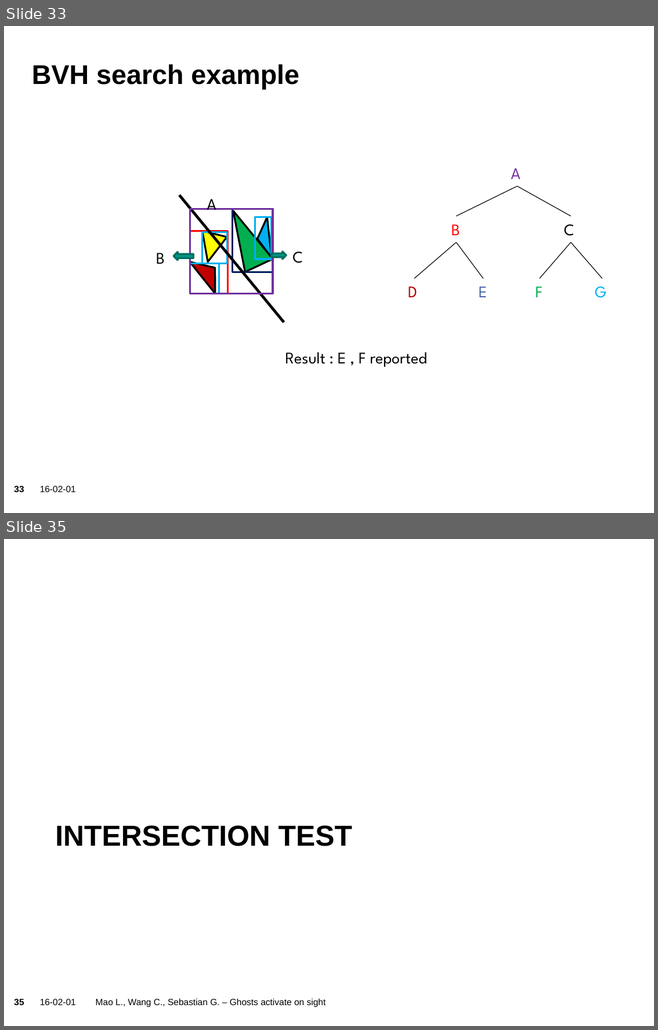
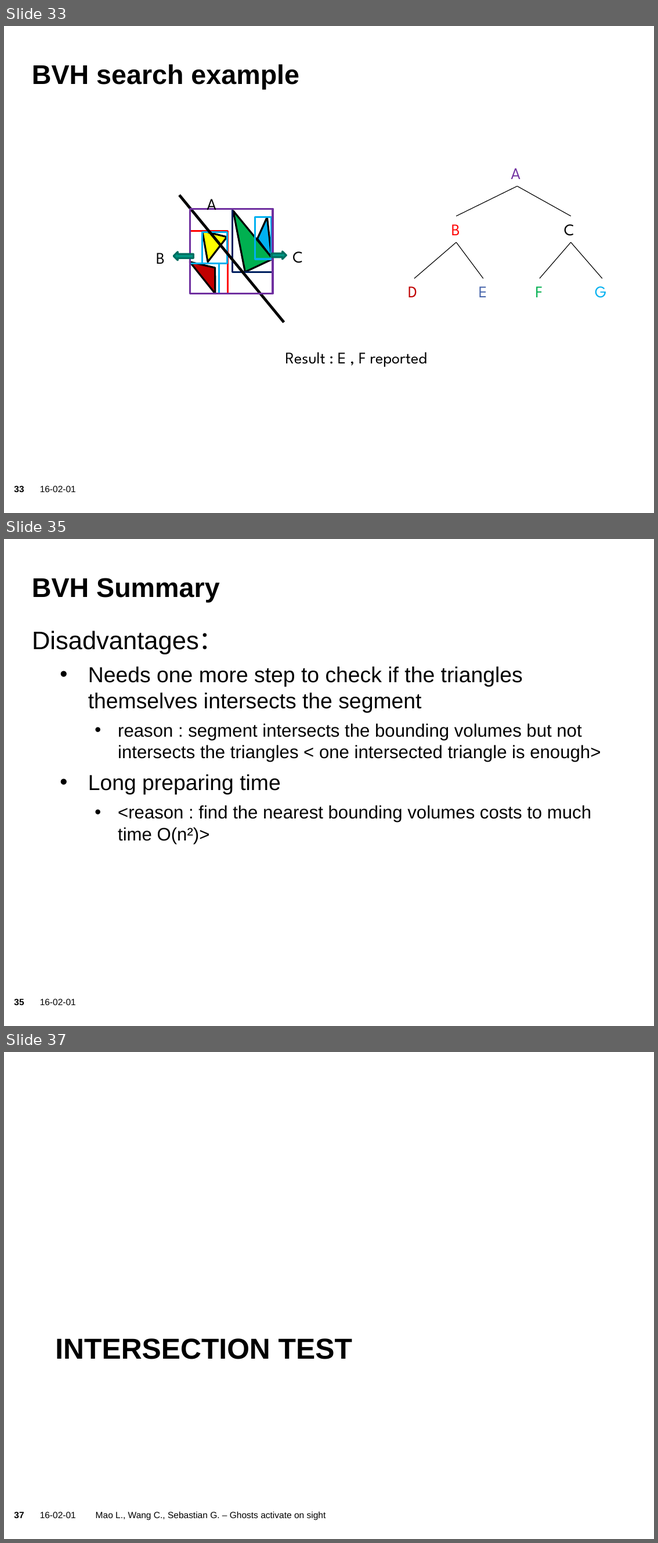
Before and after one commit to sgraf812/compgeom15, a slide deck: presentation/Presentation.pptx. Shown one above the other, each under a label of ours: slides 33 and 35 before the commit, slides 33, 35 and 37 after it; the slides between them are not shown. The pictures are 658x1030 and 658x1543 pixels, drawn with LibreOffice and Linux fonts; fonts in the diff are those of the drawing; background and template pictures are left out. Boxes give left, top, right and bottom in pixels: in the first picture for what was removed or moved away, otherwise in the second. Text is boxed around its words. In the diff, an @@ line names an element or a change of style, - is before the commit and + after.

```diff
--- a/presentation/Presentation.pptx
+++ b/presentation/Presentation.pptx
@@ slide 35 added at (4, 539, 654, 1026), background picture (left out); not listed: 2 template elements that a slide beside it also shows @@
@@ title added at (32, 578, 220, 602), 30 pt, text #000000, bold @@
+BVH Summary
@@ text added at (32, 631, 600, 844), 20 pt, text #000000 @@
+Disadvantages：
+  • Needs one more step to check if the triangles themselves intersects the segment
+    • reason : segment intersects the bounding volumes but not intersects the triangles < one intersected triangle is enough>
+  • Long preparing time
+    • <reason : find the nearest bounding volumes costs to much time O(n²)>
@@ what was slide 35 is now slide 37 @@
@@ page number at (14, 1512, 24, 1518): text changed @@
-35
+37
```
Also in this commit, not shown: 4 slides changed, 1 other slide added, 1 other file.
